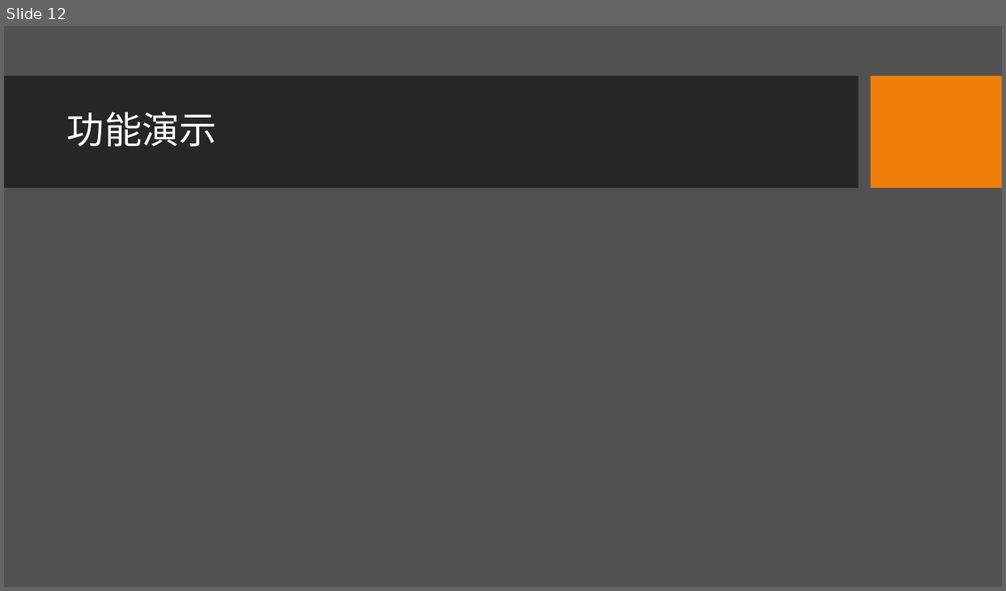
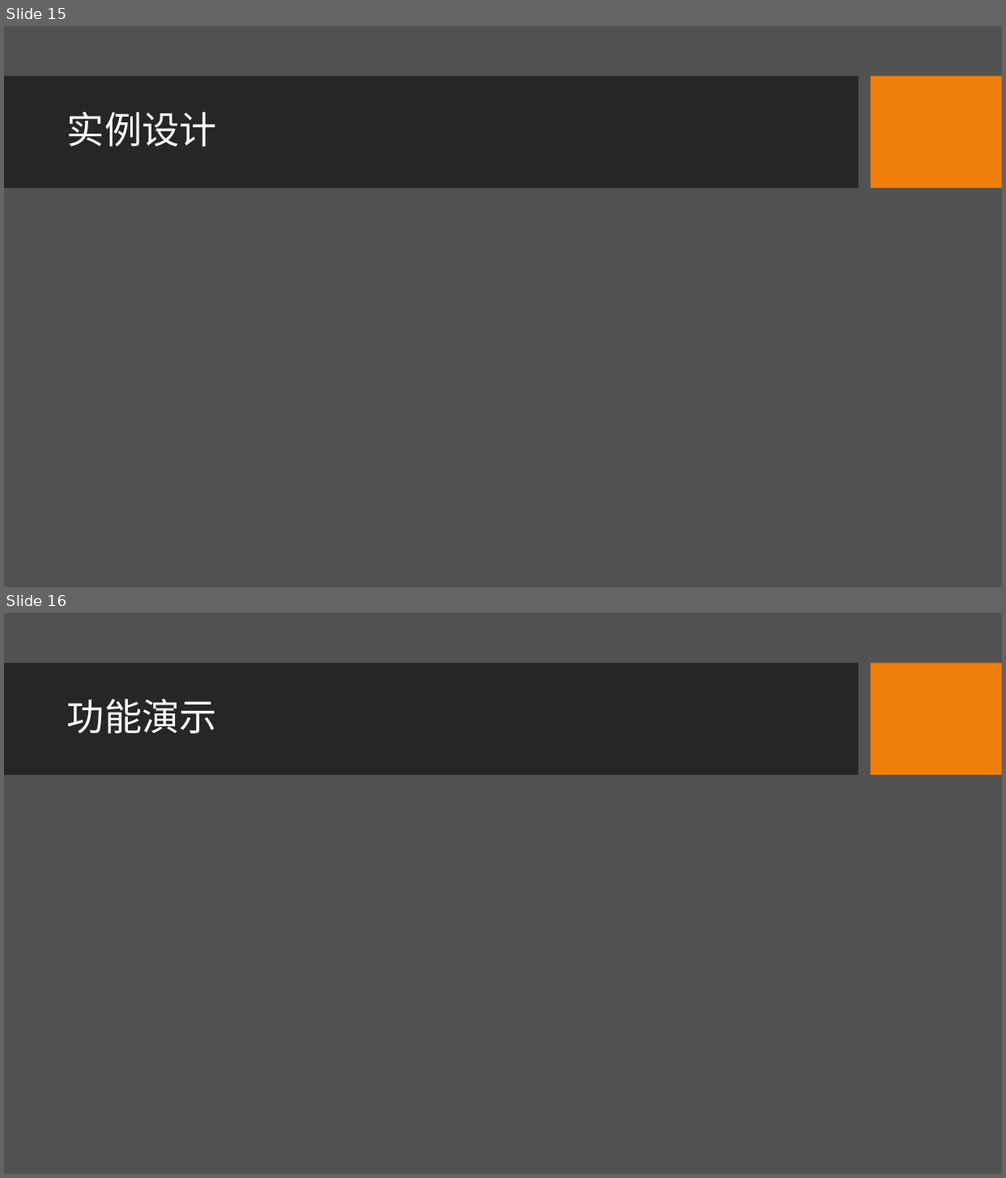
Before and after one commit to iamywang/Campus-Guide-System, a slide deck: Docs/校园导游系统演示.pptx. Shown one above the other, each under a label of ours: slide 12 before the commit, slides 15 and 16 after it. The pictures are 1006x591 and 1006x1178 pixels, drawn with LibreOffice and Linux fonts; fonts in the diff are those of the drawing; background and template pictures are left out. Boxes give left, top, right and bottom in pixels: in the first picture for what was removed or moved away, otherwise in the second. Text is boxed around its words. In the diff, an @@ line names an element or a change of style, - is before the commit and + after.

```diff
--- a/Docs/校园导游系统演示.pptx
+++ b/Docs/校园导游系统演示.pptx
@@ slide 15 added at bbox=[4, 26, 1002, 587], background picture (left out); not listed: 2 template elements that a slide beside it also shows @@
@@ title added at bbox=[67, 112, 217, 147], 36 pt, text #FFFFFF @@
+实例设计
@@ what was slide 12 is now slide 16 @@
```
Also in this commit, not shown: 9 slides changed, 3 other slides added, 7 other files.
